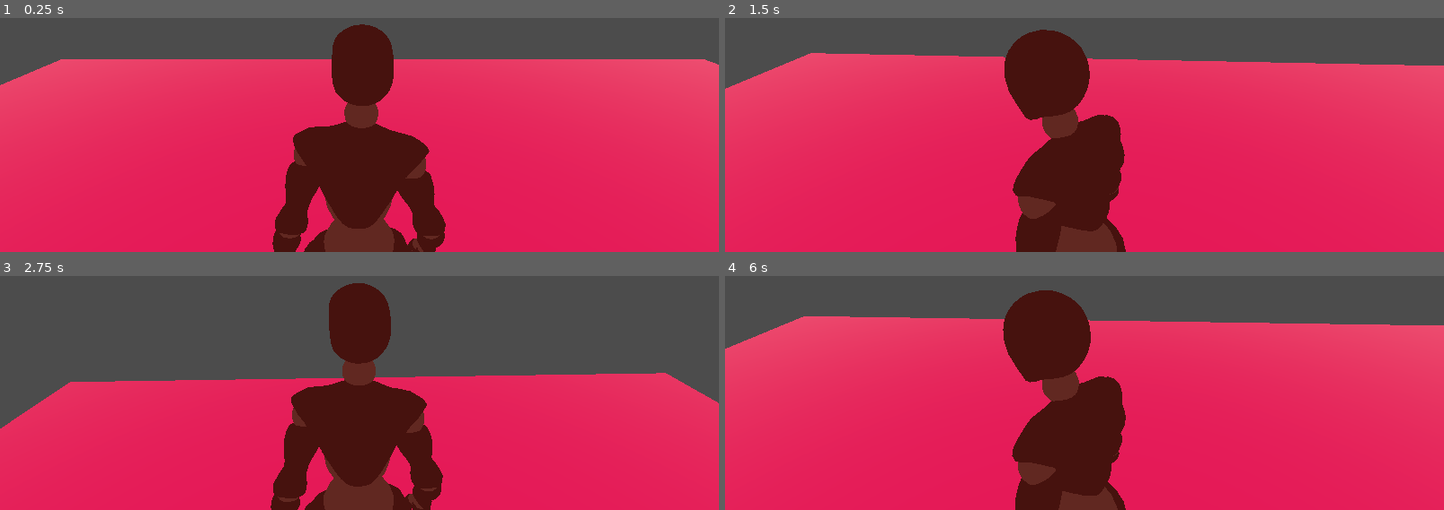
Above: before the commit, frames 1-4 (two rows, left to right).
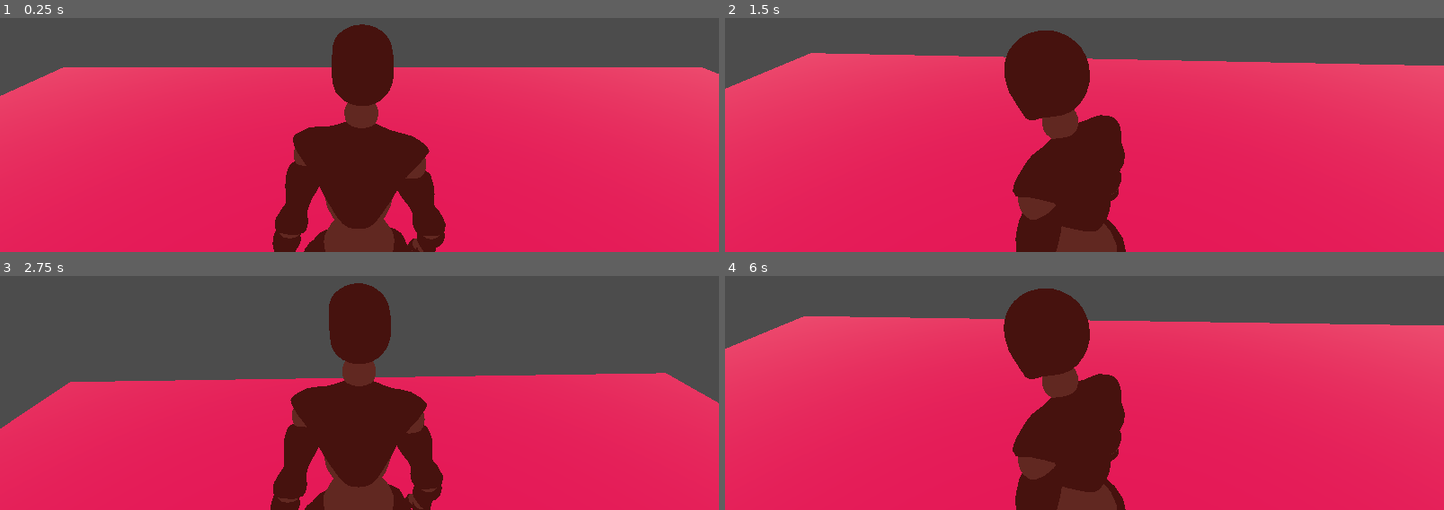
Above: after the commit, the same moments.

Repository: nischitpra/godot_test
Game: Godot game, scene res://terrain/Spatial.tscn
The game is run twice, just before and just after one commit, with the same random seed, the same clock (stepped at 60 frames per second) and the same inputs.
Inputs (mouse positions are in pixels of both pictures, inside the frame that each line leads up to):
- Up to frame 1 (0.25 s): no input
- Up to frame 2 (1.5 s): move the mouse to (1120, 41) at 0.52 s; hold S (move_bw) 0.53-1.28 s; move the mouse to (1048, 43) at 1.27 s; tap W (move_fw) at 1.35 s
- Up to frame 3 (2.75 s): move the mouse to (373, 292) at 2.02 s; tap Space (move_j) at 2.1 s
- Up to frame 4 (6 s): move the mouse to (1077, 306) at 2.77 s; tap A (move_l) at 2.85 s; move the mouse to (1134, 304) at 3.52 s; hold D (move_r) 3.53-4.28 s; move the mouse to (1026, 294) at 4.27 s; tap Shift (move_sprint) at 4.35 s; tap Enter at 5 s; move the mouse to (1091, 299) at 5.02 s; hold S (move_bw) 5.03-5.78 s; move the mouse to (1055, 292) at 5.77 s; tap W (move_fw) at 5.85 s

The runs differ from the first frame. In frame 1, 3.2% of the frame differs, in the area x 0-100%, y 17-34%; in frame 2, 0.2%; in frame 3, 0.2%; in frame 4, 1.0%.

Commit message:
* [b] player rotating vertially on movement fixed

Diff:
--- a/player/PlayerController.gd
+++ b/player/PlayerController.gd
@@ -43,7 +43,7 @@
 	if target.length() > 0.001:
 		var q_from = orientation.basis.get_rotation_quat()
 		var q_to = Transform().looking_at(target, Vector3.UP).basis.get_rotation_quat()
-		# Interpolate current rotation with desired one.
+#       Interpolate current rotation with desired one.
 		orientation.basis = Basis(q_from.slerp(q_to, delta * ROTATION_INTERPOLATE_SPEED))
 
 	var motion_length = motion.length()/2
@@ -63,12 +63,11 @@
 	velocity += gravity * delta
 	velocity = move_and_slide(velocity, Vector3.UP)
 
-#	print(velocity)
-
+#	make player rotate to moving direction
 	orientation.origin = Vector3() # Clear accumulated root motion displacement (was applied to speed).
 	orientation = orientation.orthonormalized() # Orthonormalize orientation.
-#
-	character_model.global_transform.basis = orientation.basis
+	character_model.global_transform.basis.x = orientation.basis.x
+	character_model.global_transform.basis.z = orientation.basis.z
 
 
 func _input(event):
--- a/terrain/Spatial.tscn
+++ b/terrain/Spatial.tscn
@@ -17,3 +17,4 @@
 [node name="WallClimbing" parent="." instance=ExtResource( 1 )]
 
 [node name="Player" parent="." instance=ExtResource( 3 )]
+transform = Transform( 1, 0, 0, 0, 1, 0, 0, 0, 1, 0, 0.604829, 0 )
